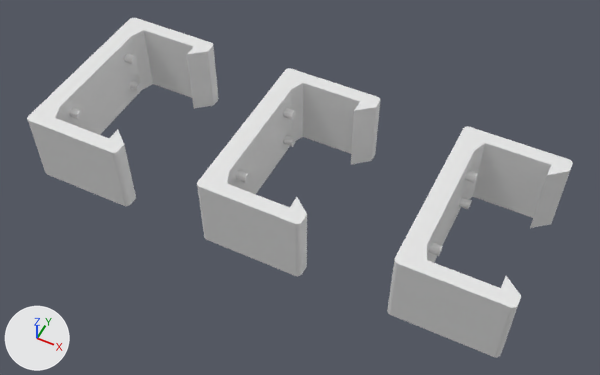
Before and after pictures for a commit that changed the Blender file StrapHolder/Pin/pin.blend.
Both versions are drawn from a 50 mm camera at (45.7, -51.9, 62.1) aimed at (20.1, -0.6, -1.9). The axes (+X, +Y, +Z) are drawn at lower left. The lights are the same throughout. The picture after the commit comes second.

In view in the first picture: 'Combine.001', 'Combine.002', 'Combine.003'.
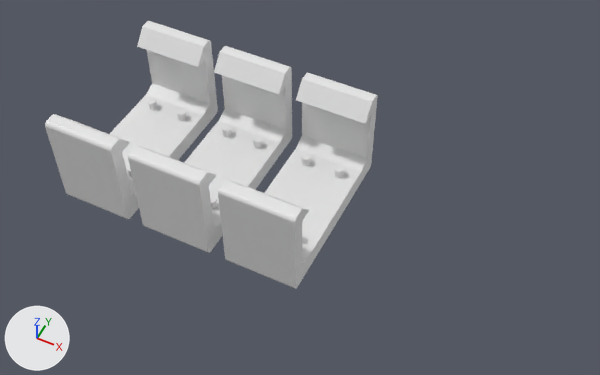
What the commit changed:
Object 'Combine.001' (ob_combine_001) turns from (0, 90, 0) to (0, 0, 0) degrees about x, y and z.
Object 'Combine.002' (ob_combine_002) turns from (0, 90, 0) to (0, 0, 0) degrees about x, y and z.
Object 'Combine.002' (ob_combine_002) moves from (20.0, 0.0, 0.0) to (10.0, 0.0, 0.0).
Object 'Combine.003' (ob_combine_003) turns from (0, 90, 0) to (0, 0, 0) degrees about x, y and z.
Object 'Combine.003' (ob_combine_003) moves from (40.0, 0.0, 0.0) to (20.0, 0.0, 0.0).

What differs and where, as boxes (x1, y1, x2, y2) in the pictures (600 x 375 px):
'Combine.003', moved, turned: before (387, 126, 573, 358); after (218, 72, 378, 289)
'Combine.002', moved, turned: before (197, 68, 380, 276); after (128, 46, 292, 253)
'Combine.001', turned: before (27, 18, 219, 206); after (45, 21, 218, 219)
